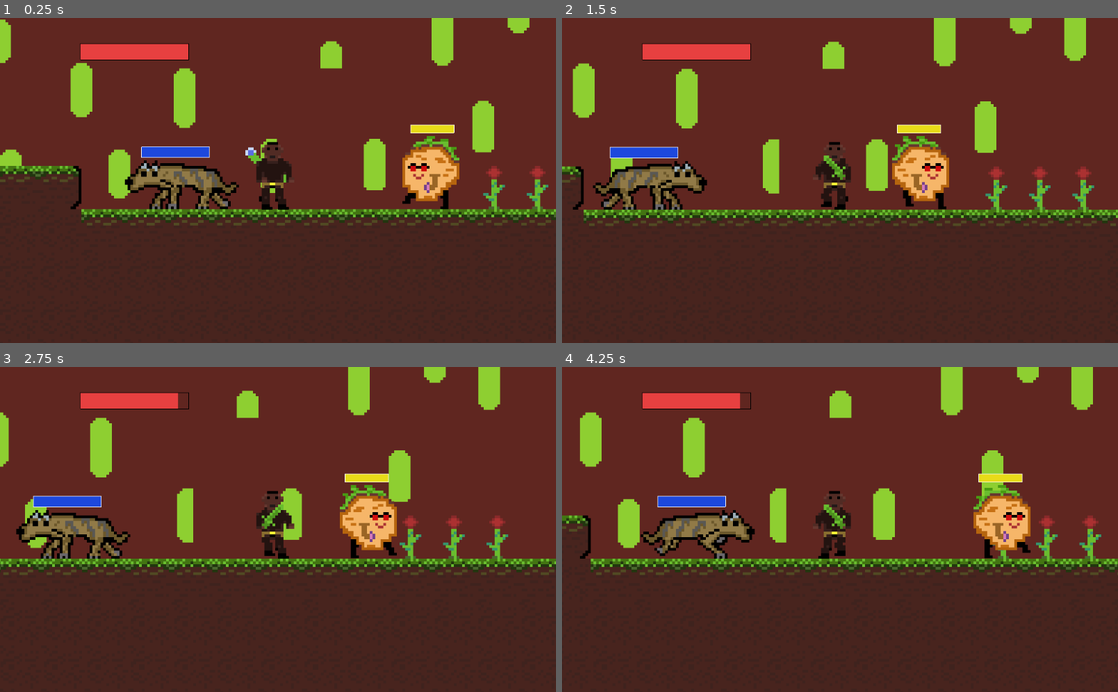
Above: before the commit, frames 1-4 (two rows, left to right).
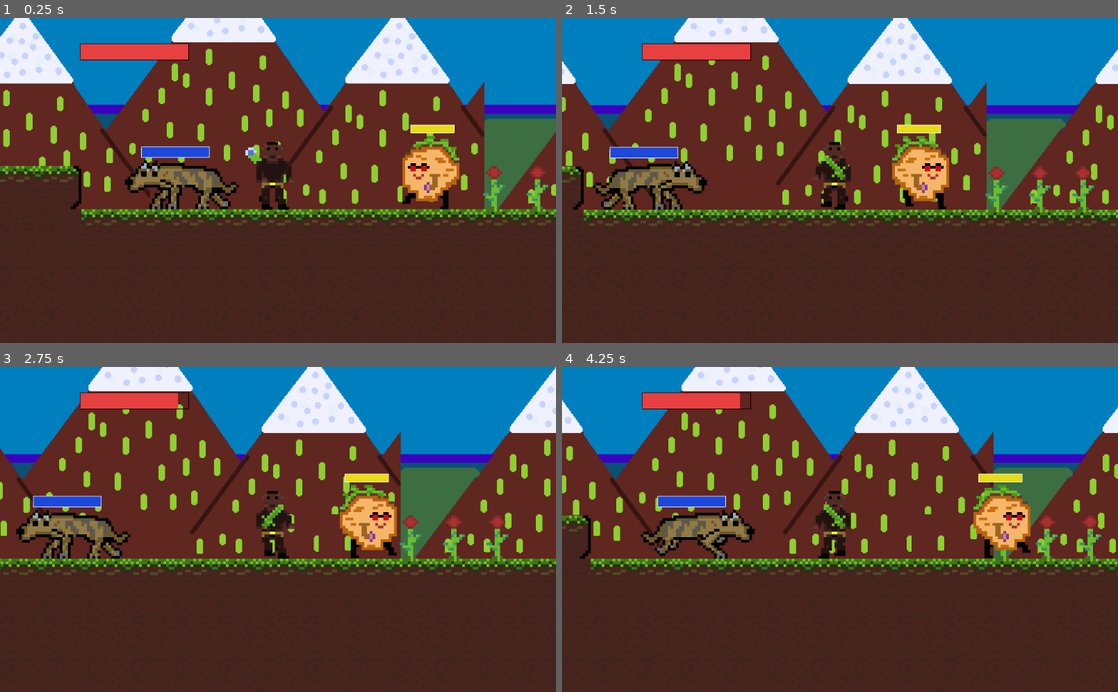
Above: after the commit, the same moments.

Repository: amandamartinsco/cronicas-de-terragaia
Game: Godot game, scene res://scenes/enemy.tscn
Two runs of this game, one before a commit and one after it. Both use one fixed random seed, a clock stepped at 60 frames per second and the inputs below.
Inputs:
- Up to frame 1 (0.25 s): no input
- Up to frame 2 (1.5 s): hold Right (ui_right) 0.53-1.28 s; hold Left (ui_left) from 1.28 s (still down)
- Up to frame 3 (2.75 s): release Left (ui_left) at 2.03 s; hold Right (ui_right) from 2.03 s (still down)
- Up to frame 4 (4.25 s): release Right (ui_right) at 3.53 s; hold Left (ui_left) from 3.53 s (still down)

The runs differ from the first frame. In frame 1, 27% of the frame differs, in the area x 0-100%, y 0-59%; in frame 2, 28%; in frame 3, 28%; in frame 4, 27%.

Commit message:
A

Diff:
--- a/src/scenes/ParallaxBackground.tscn
+++ b/src/scenes/ParallaxBackground.tscn
@@ -9,9 +9,11 @@
 
 [node name="ParallaxLayer" type="ParallaxLayer" parent="."]
 z_index = 1
+motion_mirroring = Vector2( 230, 0 )
 
 [node name="Sprite" type="Sprite" parent="ParallaxLayer"]
-position = Vector2( 0, -112 )
+position = Vector2( 248, 32 )
+scale = Vector2( 0.3, 0.3 )
 z_index = 1
 texture = ExtResource( 2 )
 
@@ -19,4 +21,5 @@
 motion_mirroring = Vector2( 200, 0 )
 
 [node name="Sprite" type="Sprite" parent="ParallaxLayer2"]
+visible = false
 texture = ExtResource( 1 )
--- a/src/scenes/enemy.tscn
+++ b/src/scenes/enemy.tscn
@@ -41,15 +41,12 @@
 margin_right = 347.547
 margin_bottom = 76.8025
 
-[node name="ParallaxBackground" parent="." instance=ExtResource( 5 )]
-layer = -99
-offset = Vector2( 470, -200 )
-transform = Transform2D( 1, 0, 0, 1, 470, -200 )
-
 [node name="KinematicBody2D" parent="." instance=ExtResource( 7 )]
 position = Vector2( 209.561, 80.2411 )
 
 [node name="potato_enemy" parent="." instance=ExtResource( 8 )]
 position = Vector2( 306.635, 99.7134 )
 
+[node name="ParallaxBackground" parent="." instance=ExtResource( 5 )]
+
 [editable path="player"]
